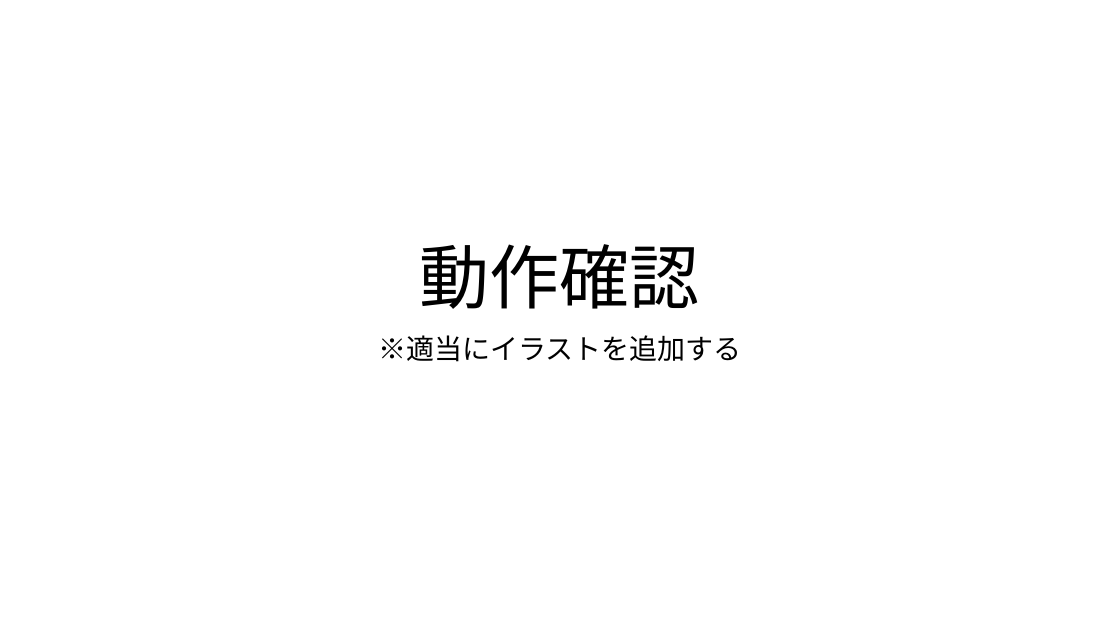
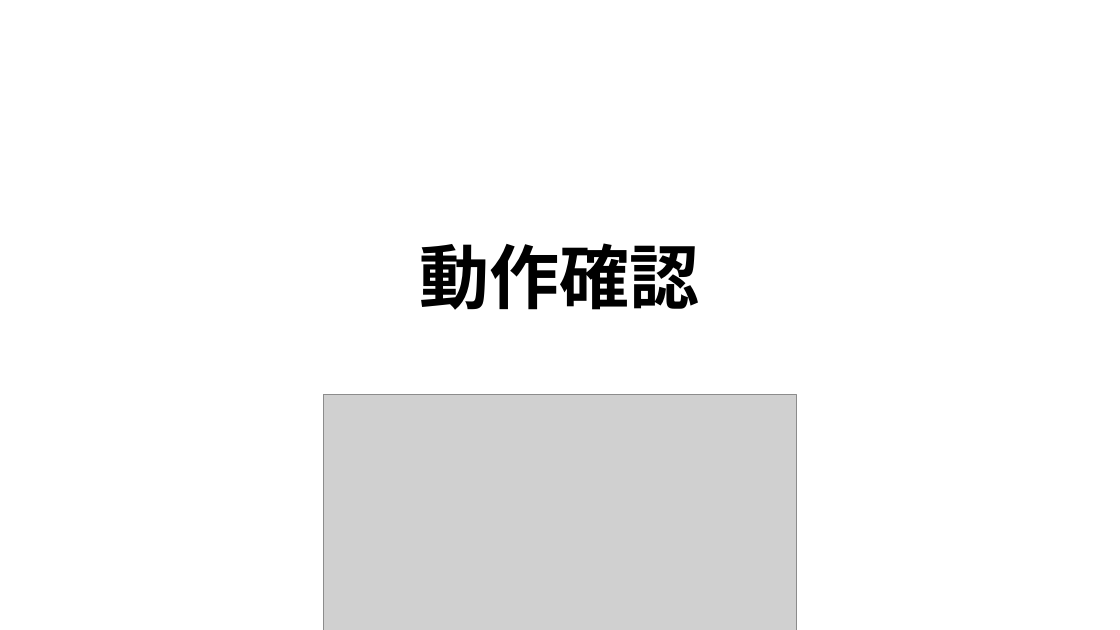
Before and after one commit to ivy239007/UG, a slide deck: slide 6 of プレゼン資料/Webアプリ開発発表資料.pptx (slide 7 before the commit). Drawn at 1120x630 pixels with LibreOffice and Linux fonts; fonts in the diff are those of the drawing; grey boxes stand for pictures. Boxes give left, top, right and bottom in pixels: in the first picture for what was removed or moved away, otherwise in the second. Text is boxed around its words. In the diff, an @@ line names an element or a change of style, - is before the commit and + after.

Commit message:
プレゼン資料修正作成、イラスト素材追加

```diff
--- a/プレゼン資料/Webアプリ開発発表資料.pptx
+++ b/プレゼン資料/Webアプリ開発発表資料.pptx
@@ title "動作確認" at (420, 243, 700, 310): bold on @@
@@ subtitle removed at (378, 335, 741, 362) @@
-※適当にイラストを追加する
@@ picture added at (323, 395, 796, 630) @@
```
Also in this commit, not shown: 8 other slides changed, 5 other files.
